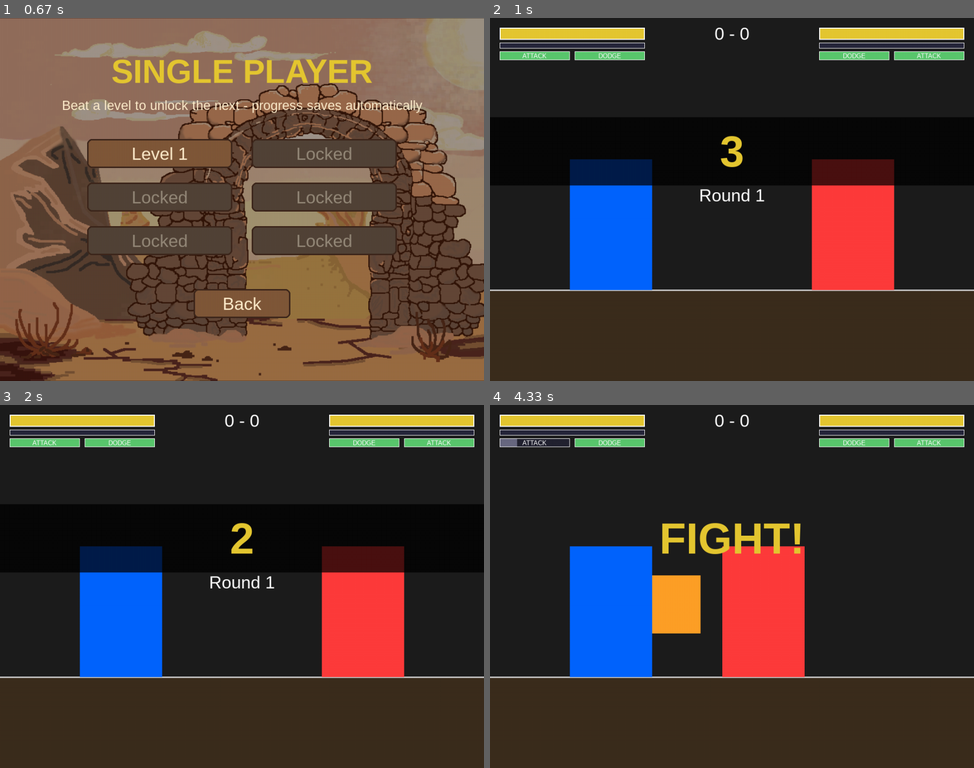
Above: before the commit, frames 1-4 (two rows, left to right).
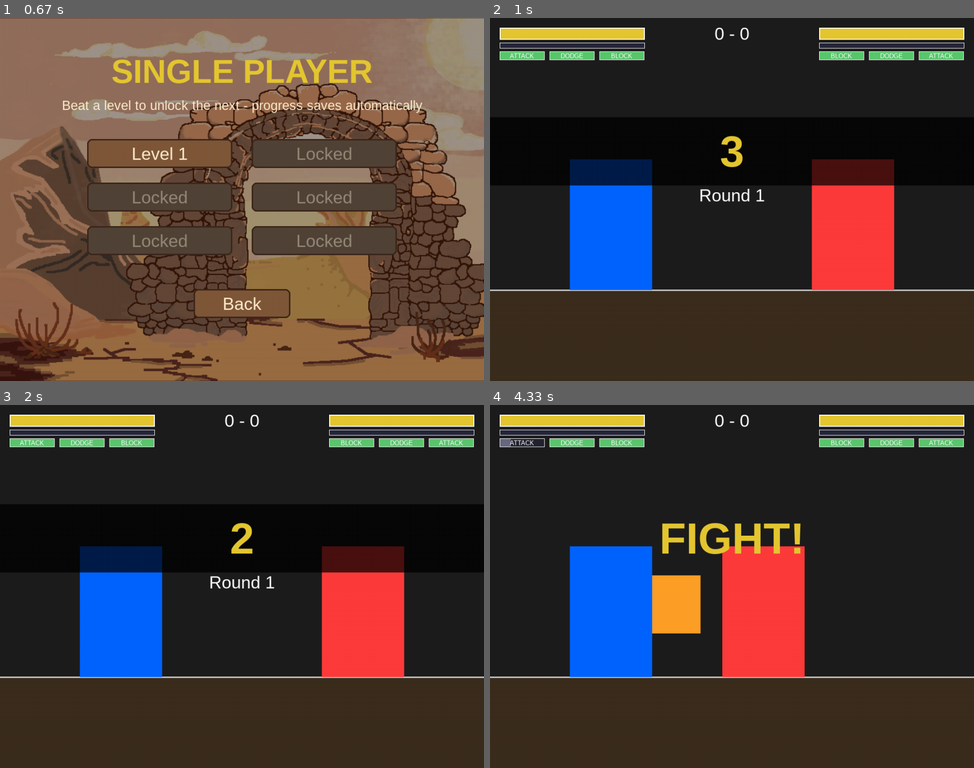
Above: after the commit, the same moments.

Repository: AveryDaGamer/Python-Cubed
Game: pygame game, started from Python Cubed/Pygame/menu.py
Same seed, same stepped clock (60 frames per second), same inputs: the game is played once before the commit and once after it.
Inputs:
- Up to frame 1 (0.67 s): click "Single Player" at 0.38 s
- Up to frame 2 (1 s): click "Level 1" at 0.72 s
- Up to frame 3 (2 s): no input
- Up to frame 4 (4.33 s): tap E at 4.07 s

Frame 1 is identical in both runs. In frame 2, 0.5% of the frame differs, in the area x 4-98%, y 9-12%; in frame 3, 0.5%; in frame 4, 0.6%.

Commit message:
Update game.py

Diff:
--- a/Python Cubed/Pygame/game.py
+++ b/Python Cubed/Pygame/game.py
@@ -33,7 +33,17 @@
 HEAVY_DAMAGE = 22    # ...but big reward, and it reaches low enough to catch crouchers
 SPECIAL_WINDUP = 12  # charge-up before the energy ball actually appears
 SPECIAL_DAMAGE = 25  # the projectile
-BLOCK_DIVISOR = 5    # blocked hits deal 1/5 damage ("chip" damage)
+
+# --- blocking / guard gauge ---
+# a good block stops ALL damage, but it spends the guard gauge: each blocked
+# hit eats a big chunk and even holding block wears it down. Run it dry and
+# the guard BREAKS - no blocking until the gauge climbs back up.
+BLOCK_WINDUP = 3        # frames after pressing block before it actually protects
+GUARD_MAX = 100
+GUARD_HIT_COST = 35     # each blocked hit eats about a third of the gauge
+GUARD_HOLD_DRAIN = 0.4  # holding block drains it (~4 seconds from full to empty)
+GUARD_REGEN = 0.3       # recovery per frame while not blocking
+GUARD_RECOVER = 35      # a broken guard works again once it climbs back to this
 
 # --- dodge numbers ---
 DODGE_FRAMES = 14    # you are invincible for this many frames
@@ -171,6 +181,9 @@
         self.has_hit = False     # whether this attack already landed
         self.crouching = False
         self.blocking = False
+        self.block_held_frames = 0     # how long block has been held (wind-up timer)
+        self.guard = float(GUARD_MAX)  # guard gauge: blocking spends it
+        self.guard_broken = False      # emptied gauge: no blocking until it recovers
         self.dodging = 0         # frames remaining in the current dodge (invincible)
         self.dodge_cooldown = 0
         self.dodge_dir = 1
@@ -205,6 +218,9 @@
         self.has_hit = False
         self.crouching = False
         self.blocking = False
+        self.block_held_frames = 0
+        self.guard = float(GUARD_MAX)
+        self.guard_broken = False
         self.dodging = 0
         self.dodge_cooldown = 0
         self.meter = 0
@@ -226,6 +242,13 @@
         keys = pygame.key.get_pressed()
         return {name: keys[key] for name, key in self.controls.items()}
 
+    def ai_block_choice(self):
+        """Guard if the gauge can take a hit, otherwise duck instead of breaking."""
+        if self.guard_broken or self.guard < GUARD_HIT_COST:
+            self.ai_wants_crouch = True
+        else:
+            self.ai_wants_block = True
+
     def get_ai_inputs(self):
         p = self.ai_params
         # only re-decide every few frames = the CPU's "reaction time"
@@ -267,7 +290,7 @@
                 elif self.dodge_cooldown == 0 and random.random() < 0.5:
                     self.ai_wants_dodge = True
                 else:
-                    self.ai_wants_block = True
+                    self.ai_block_choice()
             elif ((self.target.windup > 0 or self.target.attacking > 0
                     or self.target.special_windup > 0)
                     and gap < 320 and random.random() < p['defend']):
@@ -278,7 +301,7 @@
                 elif self.dodge_cooldown == 0 and random.random() < 0.4:
                     self.ai_wants_dodge = True    # roll through with i-frames
                 else:
-                    self.ai_wants_block = True    # eat chip instead of the full hit
+                    self.ai_block_choice()        # raise the guard (if it can take it)
             elif not self.target.on_ground and gap < 260 and random.random() < p['attack']:
                 self.ai_wants_heavy = True        # anti-air: swat jumpers with the big one
             elif (self.target.attack_cooldown > 12 and gap <= punch_range
@@ -308,7 +331,7 @@
                     else:
                         self.ai_wants_punch = True
                 elif roll < p['attack'] + 0.15:
-                    self.ai_wants_block = True
+                    self.ai_block_choice()
                 else:
                     self.ai_move = -toward        # retreat
             # occasional random hop to stay unpredictable
@@ -376,11 +399,19 @@
             self.rect.x += self.dodge_dir * DODGE_SPEED
             self.crouching = False
             self.blocking = False
+            self.block_held_frames = 0
         else:
             # once a wind-up starts you are committed: no blocking out of it
             busy = self.attacking > 0 or self.windup > 0 or self.special_windup > 0
             self.crouching = inputs['crouch'] and self.on_ground
-            self.blocking = inputs['block'] and self.on_ground and not busy
+
+            # block has its own tiny wind-up, and a broken guard can't block at all
+            want_block = inputs['block'] and self.on_ground and not busy
+            if want_block and not self.guard_broken:
+                self.block_held_frames += 1
+            else:
+                self.block_held_frames = 0
+            self.blocking = self.block_held_frames > BLOCK_WINDUP
 
             # walking and jumping only while standing free (not crouched/blocking)
             if not self.crouching and not self.blocking:
@@ -417,6 +448,16 @@
                     self.special_windup = SPECIAL_WINDUP  # ball spawns when the charge ends
                     self.stats['special'] += 1
 
+        # guard gauge: wears down while blocking, recovers while it rests
+        if self.blocking:
+            self.guard = max(0.0, self.guard - GUARD_HOLD_DRAIN)
+            if self.guard <= 0:
+                self.guard_broken = True  # shattered: wide open until it recovers
+        else:
+            self.guard = min(float(GUARD_MAX), self.guard + GUARD_REGEN)
+            if self.guard_broken and self.guard >= GUARD_RECOVER:
+                self.guard_broken = False
+
         self.vel_y += 0.8
         self.rect.y += self.vel_y
 
@@ -442,7 +483,11 @@
     def update_image(self):
         """Rebuild the body surface so crouch / block / dodge are visible."""
         self.image = pygame.Surface(self.rect.size)
-        self.image.fill(self.color)
+        if self.blocking or self.block_held_frames > 0:
+            # noticeably darker while guarding: the clear "I'm blocking" tell
+            self.image.fill(tuple(int(c * 0.55) for c in self.color))
+        else:
+            self.image.fill(self.color)
         if self.blocking:
             # white shield strip on the side facing the opponent
             x = self.rect.width - 12 if self.facing == 1 else 0
@@ -484,10 +529,11 @@
         return False  # invincibility frames: the attack whiffs right through
 
     if defender.blocking:
-        chip = max(1, damage // BLOCK_DIVISOR)
-        attacker.stats['damage'] += min(chip, defender.health)
+        # a solid block stops ALL damage, but the hit chunks the guard gauge
         defender.stats['blocked'] += 1
-        defender.health = max(0, defender.health - chip)
+        defender.guard = max(0.0, defender.guard - GUARD_HIT_COST)
+        if defender.guard <= 0:
+            defender.guard_broken = True  # guard shattered: wide open now
         defender.meter = min(METER_MAX, defender.meter + METER_ON_BLOCK)
         attacker.meter = min(METER_MAX, attacker.meter + METER_ON_BLOCK)
         # shove the blocker back a step
@@ -526,12 +572,17 @@
             p.rect.right = SCREEN_W
 
 
-def draw_skill_bar(surface, skill_font, x, y, w, h, label, ratio, from_right):
+def draw_skill_bar(surface, skill_font, x, y, w, h, label, ratio, from_right, broken=False):
     """One cooldown pill: fills back up as the skill recovers, green when ready."""
-    ready = ratio >= 1
+    ready = ratio >= 1 and not broken
     pygame.draw.rect(surface, (35, 35, 50), (x, y, w, h))
     fill = int(w * min(ratio, 1))
-    color = (90, 200, 110) if ready else (105, 105, 130)
+    if broken:
+        color = (200, 70, 60)   # shattered guard: red until it recovers
+    elif ready:
+        color = (90, 200, 110)
+    else:
+        color = (105, 105, 130)
     fill_x = x + w - fill if from_right else x
     pygame.draw.rect(surface, color, (fill_x, y, fill, h))
     pygame.draw.rect(surface, (255, 255, 255), (x, y, w, h), 1)
@@ -573,21 +624,22 @@
         pygame.draw.rect(surface, color, (fill_x, METER_Y, fill, METER_HEIGHT))
         pygame.draw.rect(surface, (255, 255, 255), (x, METER_Y, BAR_WIDTH, METER_HEIGHT), 1)
 
-    # Cooldown bars: attack + dodge readiness (mirrored so ATTACK sits outermost)
+    # Skill bars: attack / dodge readiness + guard gauge (mirrored for P2)
     COOL_Y = METER_Y + METER_HEIGHT + 6
     COOL_H = 18
-    COOL_W = 145  # two bars + 10px gap == BAR_WIDTH, lining up with the bars above
+    COOL_W = 93  # three bars + two 10px gaps == BAR_WIDTH, lining up with the bars above
     for x0, player, from_right in ((MARGIN, p1, False), (p2_x, p2, True)):
         atk = 1.0 if player.attack_cooldown == 0 else \
             1 - player.attack_cooldown / player.attack_cooldown_max
         dodge = 1.0 if player.dodge_cooldown == 0 else \
             1 - player.dodge_cooldown / DODGE_COOLDOWN
-        bars = [("ATTACK", atk), ("DODGE", dodge)]
+        bars = [("ATTACK", atk, False), ("DODGE", dodge, False),
+                ("BLOCK", player.guard / GUARD_MAX, player.guard_broken)]
         if from_right:
             bars.reverse()
-        for i, (label, ratio) in enumerate(bars):
+        for i, (label, ratio, broken) in enumerate(bars):
             draw_skill_bar(surface, skill_font, x0 + i * (COOL_W + 10), COOL_Y,
-                           COOL_W, COOL_H, label, ratio, from_right)
+                           COOL_W, COOL_H, label, ratio, from_right, broken)
 
     # Score in the middle
     score_text = font.render(f"{score[0]} - {score[1]}", True, (255, 255, 255))
